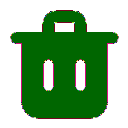
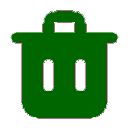
The second 128 × 128 image is a revision of the first. Changes to its layers:
painted on "Hintergrund Kopie" over bbox(10, 10, 119, 119)
hid (unnamed layer) over bbox(10, 10, 119, 119)
